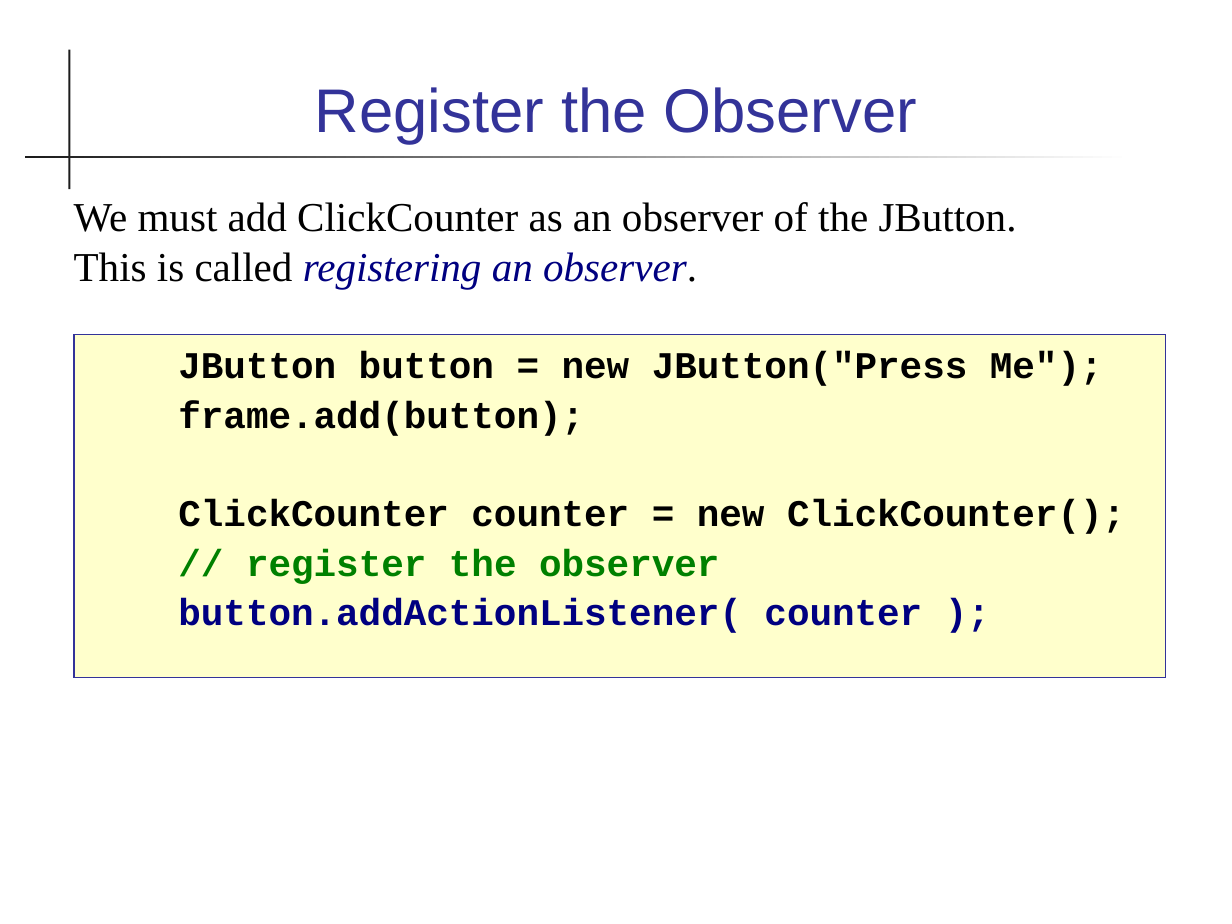
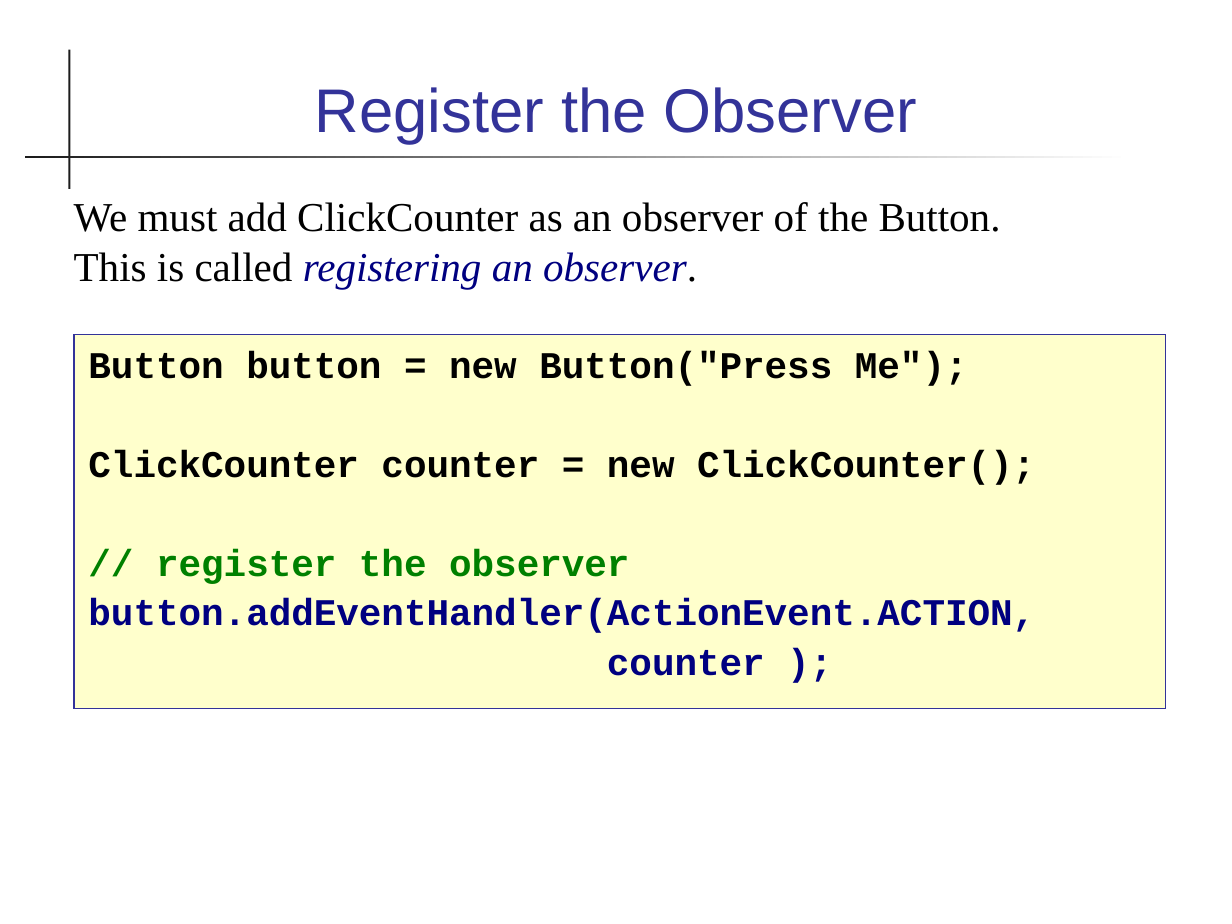
Before and after one commit to skeoop/skeoop.github.io, a slide deck: slide 6 of patterns/Observer-Pattern.ppt. Drawn at 1232x924 pixels with LibreOffice and Linux fonts; fonts in the diff are those of the drawing. Boxes give left, top, right and bottom in pixels: in the first picture for what was removed or moved away, otherwise in the second. Text is boxed around its words. In the diff, an @@ line names an element or a change of style, - is before the commit and + after.

Commit message:
Add Lab14, update observer slides

```diff
--- a/patterns/Observer-Pattern.ppt
+++ b/patterns/Observer-Pattern.ppt
@@ text at (74, 202, 1001, 232): text changed @@
-We must add ClickCounter as an observer of the JButton.
+We must add ClickCounter as an observer of the Button.
@@ text "Button button = new Button("Press ...": place and size @@
-text "Button button = new Button("Press ..." at (74, 335, 1165, 678)
+text "Button button = new Button("Press ..." at (74, 335, 1165, 708)
@@ text at (88, 351, 968, 386): text changed @@
-JButton button = new JButton("Press Me");
-frame.add(button);
+Button button = new Button("Press Me");
@@ text at (88, 598, 1035, 676): text changed @@
-button.addActionListener( counter );
+button.addEventHandler(ActionEvent.ACTION,
+counter );
```
Also in this commit, not shown: 6 other slides changed, 5 other files.
